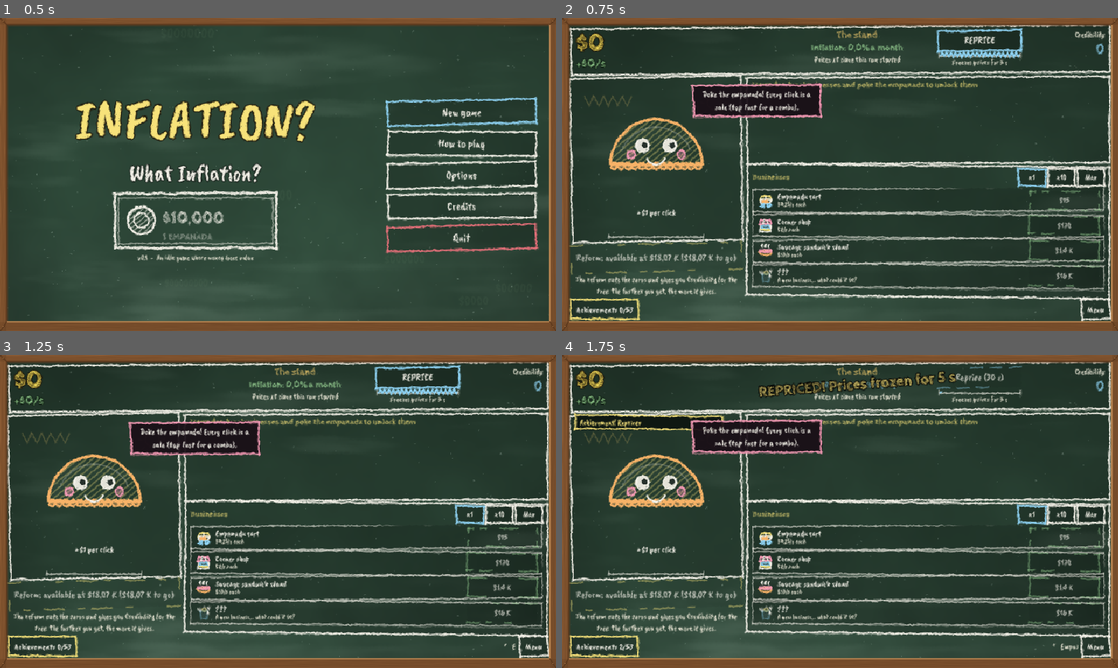
Above: before the commit, frames 1-4 (two rows, left to right).
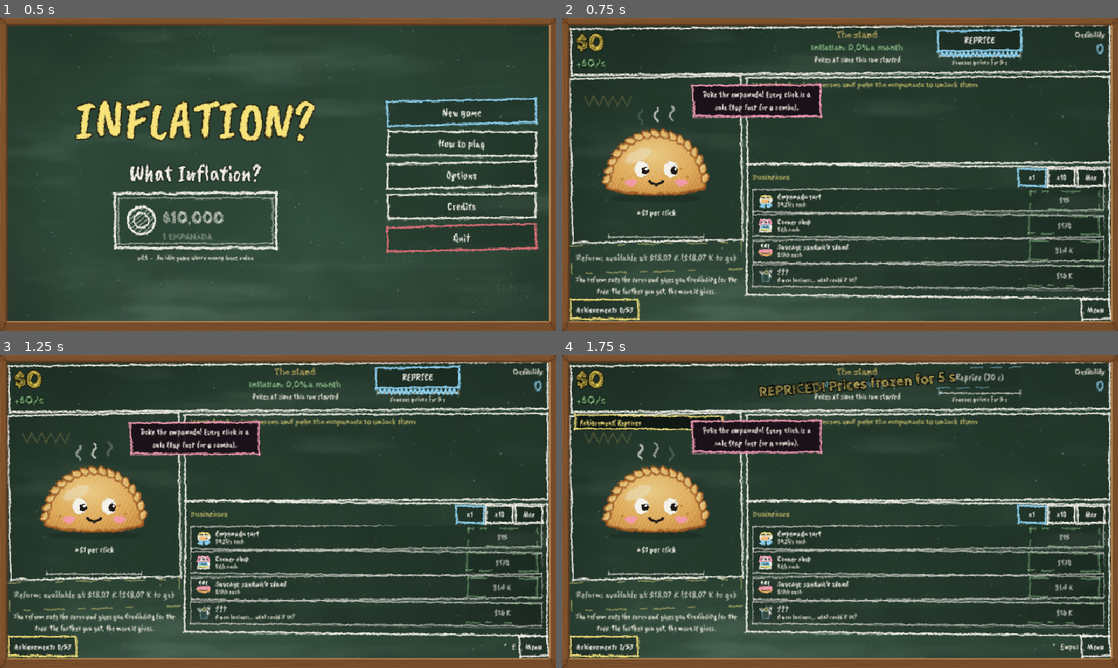
Above: after the commit, the same moments.

Repository: agusmoscato/INFLATION-What-Inflation-
Game: Godot game, scene res://scenes/Main.tscn
Same seed, same stepped clock (60 frames per second), same inputs: the game is played once before the commit and once after it.
Inputs:
- Up to frame 1 (0.5 s): no input
- Up to frame 2 (0.75 s): click "New game" at 0.5 s
- Up to frame 3 (1.25 s): no input
- Up to frame 4 (1.75 s): click "REPRICE" at 1.25 s

Frame 1 is identical in both runs. In frame 2, 3.5% of the frame differs, in the area x 7-27%, y 27-57%; in frame 3, 3.5%; in frame 4, 3.5%.

Commit message:
Empanada nueva: el cuerpo es la textura empanada_body.png (lineal con mipmaps) y por código encima la cara alineada con la referencia, cachetes, vapor que se acelera con la racha, accesorios y brillo dorado; calidad Baja apaga vapor y halo (punto 2)
Co-Authored-By: Claude Opus 5.5 <noreply@anthropic.com>

Diff:
--- a/scripts/ui/empanada_button.gd
+++ b/scripts/ui/empanada_button.gd
@@ -1,9 +1,30 @@
 class_name EmpanadaButton
 extends Control
-## La empanada, personaje del juego: dibujada en tiza con cara expresiva.
-## Squash & stretch al clic; transpira con inflación alta y entra en pánico en la hiperinflación.
+## La empanada, personaje del juego. El cuerpo es una textura (assets/empanada_nueva/empanada_body.png, filtro lineal
+## con mipmaps); todo lo demás se dibuja por código encima: la cara (ojos que siguen el mouse, parpadeo, boca en "o"
+## al clic, pánico, transpiración), los cachetes, el vapor, los accesorios del árbol y el brillo dorado del final.
+## Squash & stretch al clic; transpira con inflación alta o cerca de la pared y entra en pánico en la hiperinflación.
+## Con calidad de tiza Baja se mantiene la textura y se apagan el vapor y el halo.
 
 signal pressed(global_pos: Vector2)
+
+const BODY: Texture2D = preload("res://assets/empanada_nueva/empanada_body.png")
+const INK: Color = Color("#1E1A17")
+const EYE_WHITE: Color = Color("#F4F1E8")
+const CHEEK: Color = Color(0.96, 0.6, 0.71, 0.85)
+## Coordenadas (u, v) dentro de la textura, sacadas de referencia_empanada.png (encuadre 36,22 - 476,462 del SVG).
+const CENTER_UV: Vector2 = Vector2(0.5, 0.70)          ## centro del lado plano
+const EYE_UV: Array = [Vector2(0.3727, 0.5455), Vector2(0.6273, 0.5455)]
+const EYE_R: Vector2 = Vector2(0.0614, 0.0705)
+const PUPIL_OFF: Vector2 = Vector2(0.0136, 0.0136)
+const PUPIL_R: float = 0.0318
+const CHEEK_UV: Array = [Vector2(0.2818, 0.6591), Vector2(0.7182, 0.6591)]
+const CHEEK_R: Vector2 = Vector2(0.0545, 0.0318)
+const MOUTH_A: Vector2 = Vector2(0.4364, 0.6432)
+const MOUTH_C: Vector2 = Vector2(0.5, 0.7136)
+const MOUTH_B: Vector2 = Vector2(0.5636, 0.6432)
+const TOP_UV: Vector2 = Vector2(0.5, 0.20)             ## arriba de la cabeza (para el gorrito y la corona)
+const STEAM_U: Array = [0.3636, 0.5, 0.6364]
 
 ## Tasa de inflación mensual actual (la actualiza GameScreen): define el ánimo.
 var rate: float = 0.03
@@ -15,23 +36,31 @@
 var gold: bool = false
 ## Transpira cuando la vuelta se acerca a la pared (aunque el freno evite la traba).
 var sweat: float = 0.0
+## Racha de clics (0..1): el vapor sube más rápido.
+var streak: float = 0.0
+## Vapor y halo (se apagan con calidad Baja; en el menú se pueden forzar).
+var show_face: bool = true
 
 var _tween: Tween
 var _t: float = 0.0
 var _o_mouth: float = 0.0
 var _blink: float = 0.0
+var _steam_phase: float = 0.0
+var _S: float = 100.0                 # lado de la textura en pantalla
+var _o: Vector2 = Vector2.ZERO        # esquina de la textura en pantalla
 
 
 func _ready() -> void:
 	if custom_minimum_size == Vector2.ZERO:
 		custom_minimum_size = Vector2(280, 220)
 	mouse_default_cursor_shape = Control.CURSOR_POINTING_HAND
+	texture_filter = CanvasItem.TEXTURE_FILTER_LINEAR_WITH_MIPMAPS
 	_update_pivot()
 	resized.connect(_update_pivot)
 
 
 func _update_pivot() -> void:
-	pivot_offset = Vector2(size.x / 2.0, size.y * 0.92)
+	pivot_offset = Vector2(size.x / 2.0, size.y * 0.88)
 
 
 func _gui_input(event: InputEvent) -> void:
@@ -55,6 +84,7 @@
 
 func _process(delta: float) -> void:
 	_t += delta
+	_steam_phase += delta * (0.35 + 1.1 * clampf(streak, 0.0, 1.0))
 	_o_mouth = maxf(0.0, _o_mouth - delta)
 	_blink = maxf(0.0, _blink - delta)
 	if _blink <= 0.0 and fmod(_t, 3.6) < delta:
@@ -64,125 +94,162 @@
 	queue_redraw()
 
 
+## Punto de la textura (u, v) en coordenadas del control.
+func T(uv: Vector2) -> Vector2:
+	return _o + uv * _S
+
+
+func _layout() -> void:
+	_S = minf(size.x / 0.95, size.y / 0.78)
+	var c: Vector2 = Vector2(size.x / 2.0, size.y * 0.86)
+	_o = c - CENTER_UV * _S
+
+
+func _fancy() -> bool:
+	return Settings.quality < 2
+
+
 func _draw() -> void:
-	var c: Vector2 = Vector2(size.x / 2.0, size.y * 0.68)
-	var r: float = minf(size.x * 0.42, size.y * 0.74)
-	if gold:
-		# brillo dorado del final: halo que respira y rayitos
+	_layout()
+	var c: Vector2 = T(CENTER_UV)
+	if gold and _fancy():
+		# halo dorado que late, detrás del cuerpo
 		var k: float = 0.5 + 0.5 * sin(_t * 2.5)
-		draw_circle(c + Vector2(0, -r * 0.45), r * (1.05 + 0.05 * k), Color(Chalk.YELLOW, 0.10 + 0.06 * k))
-		for i in range(10):
-			var a0: float = PI + PI * (float(i) + 0.5) / 10.0
-			draw_line(c + Vector2(cos(a0), sin(a0)) * r * 1.15, c + Vector2(cos(a0), sin(a0)) * r * (1.3 + 0.06 * k), Color(Chalk.YELLOW, 0.5), 2.0, true)
-	# cuerpo: media luna
-	var body: PackedVector2Array = PackedVector2Array()
-	for i in range(0, 25):
-		var a: float = PI + PI * float(i) / 24.0
-		body.append(c + Vector2(cos(a), sin(a)) * r)
-	Chalk.polygon(self, body, Chalk.ORANGE, 5.0, 11, true, Color(Chalk.YELLOW, 0.32), 11.0, 1.4)
-	var inner: PackedVector2Array = PackedVector2Array()
-	for i in range(3, 22):
-		var a2: float = PI + PI * float(i) / 24.0
-		inner.append(c + Vector2(cos(a2), sin(a2)) * r * 0.82)
-	draw_polyline(inner, Color(Chalk.WHITE, 0.25), 2.0, true)
-	# repulgue a lo largo del lado plano
-	var n: int = 13
-	for i in range(n):
-		var x: float = c.x - r + (2.0 * r) * (float(i) + 0.5) / float(n)
-		Chalk.circle(self, Vector2(x, c.y + 3.0), r * 0.07, Chalk.ORANGE, 2.6, 20 + i, true, 3.0)
-	Chalk.line(self, c + Vector2(-r, 0), c + Vector2(r, 0), Chalk.ORANGE, 4.0, 33, 1.5)
-	_draw_face(c, r)
-	_draw_outfit(c, r)
+		var hc: Vector2 = T(Vector2(0.5, 0.5))
+		for i in range(3):
+			draw_circle(hc, _S * (0.40 + 0.06 * float(i) + 0.03 * k), Color(Chalk.YELLOW, (0.10 - 0.025 * float(i)) * (0.7 + 0.5 * k)))
+		for i in range(12):
+			var a0: float = PI + PI * (float(i) + 0.5) / 12.0
+			draw_line(hc + Vector2(cos(a0), sin(a0)) * _S * 0.5, hc + Vector2(cos(a0), sin(a0)) * _S * (0.56 + 0.04 * k), Color(Chalk.YELLOW, 0.45), 2.0, true)
+	# cuerpo: la textura (dorada con el final)
+	var mod: Color = Color(1.0, 0.86, 0.42) if gold else Color.WHITE
+	draw_texture_rect(BODY, Rect2(_o, Vector2(_S, _S)), false, mod)
+	if _fancy():
+		_draw_steam()
+	if show_face:
+		_draw_face(c)
+	_draw_outfit()
 	if sweat > 0.0 and rate <= 0.15:
 		# gotitas de transpiración cerca de la pared (la cara preocupada ya trae las suyas con inflación alta)
 		for i in range(int(ceil(sweat * 3.0))):
 			var f: float = fmod(_t * (0.8 + 0.25 * float(i)) + float(i) * 0.41, 1.0)
-			var sx: float = c.x + r * (0.55 + 0.12 * float(i)) * (1.0 if i % 2 == 0 else -1.0)
-			_drop(Vector2(sx, c.y - r * 0.85 + f * r * 0.6), r * 0.07, (1.0 - f) * clampf(sweat, 0.3, 1.0))
+			var u: float = 0.16 + 0.05 * float(i) if i % 2 == 0 else 0.84 - 0.05 * float(i)
+			_drop(T(Vector2(u, 0.38 + f * 0.22)), _S * 0.028, (1.0 - f) * clampf(sweat, 0.3, 1.0))
+
+
+## Vapor: 3 líneas onduladas de tiza que suben despacio (más rápido con racha de clics).
+func _draw_steam() -> void:
+	for i in range(3):
+		var f: float = fmod(_steam_phase + float(i) * 0.33, 1.0)
+		var alpha: float = sin(f * PI) * 0.75
+		if alpha <= 0.02:
+			continue
+		var base: Vector2 = T(Vector2(STEAM_U[i], 0.16 - f * 0.06))
+		var pts: PackedVector2Array = PackedVector2Array()
+		for k in range(9):
+			var y: float = -float(k) / 8.0 * _S * 0.13
+			pts.append(base + Vector2(sin(float(k) * 0.9 + _t * 2.0 + float(i)) * _S * 0.018, y))
+		draw_polyline(pts, Color(Chalk.WHITE, alpha), maxf(2.0, _S * 0.014), true)
 
 
 ## Accesorios: gorrito de cocinera (o corona), anteojos de sol.
-func _draw_outfit(c: Vector2, r: float) -> void:
-	var top: Vector2 = c + Vector2(0, -r * 0.98)
+func _draw_outfit() -> void:
+	var top: Vector2 = T(TOP_UV)
+	var r: float = _S * 0.34
 	if crown:
 		var w: float = r * 0.62
 		var pts: PackedVector2Array = PackedVector2Array([top + Vector2(-w / 2.0, 0), top + Vector2(-w / 2.0, -r * 0.3), top + Vector2(-w / 4.0, -r * 0.14),
 			top + Vector2(0, -r * 0.36), top + Vector2(w / 4.0, -r * 0.14), top + Vector2(w / 2.0, -r * 0.3), top + Vector2(w / 2.0, 0)])
-		Chalk.polygon(self, pts, Chalk.YELLOW, 3.0, 201, true, Color(Chalk.YELLOW, 0.45), 6.0)
+		Chalk.polygon(self, pts, Chalk.YELLOW, 3.0, 201, true, Color(Chalk.YELLOW, 0.55), 6.0)
 		for i in range(3):
 			draw_circle(top + Vector2(-w / 2.0 + w * 0.5 * float(i), -r * (0.3 if i != 1 else 0.36)), 3.5, Chalk.PINK)
 	elif hat:
 		var hw: float = r * 0.36
-		Chalk.polygon(self, PackedVector2Array([top + Vector2(-hw, 2), top + Vector2(-hw, -r * 0.12), top + Vector2(hw, -r * 0.12), top + Vector2(hw, 2)]), Chalk.WHITE, 2.6, 211, true, Color(Chalk.WHITE, 0.35), 5.0)
-		Chalk.circle(self, top + Vector2(-hw * 0.45, -r * 0.3), r * 0.2, Chalk.WHITE, 2.4, 212, true, 5.0)
-		Chalk.circle(self, top + Vector2(hw * 0.45, -r * 0.3), r * 0.2, Chalk.WHITE, 2.4, 213, true, 5.0)
-		Chalk.circle(self, top + Vector2(0, -r * 0.42), r * 0.22, Chalk.WHITE, 2.4, 214, true, 5.0)
+		Chalk.polygon(self, PackedVector2Array([top + Vector2(-hw, 2), top + Vector2(-hw, -r * 0.12), top + Vector2(hw, -r * 0.12), top + Vector2(hw, 2)]), Chalk.WHITE, 2.6, 211, true, Color(Chalk.WHITE, 0.6), 5.0)
+		for p in [Vector2(-hw * 0.45, -r * 0.3), Vector2(hw * 0.45, -r * 0.3), Vector2(0, -r * 0.42)]:
+			draw_circle(top + p, r * 0.2, Color(Chalk.WHITE, 0.85))
+			Chalk.circle(self, top + p, r * 0.2, Chalk.WHITE, 2.4, 212 + int(p.x), false)
 	if glasses:
-		var ey: float = c.y - r * 0.42
-		var ex: float = r * 0.30
-		var lw: float = r * 0.2
-		for s in [-1.0, 1.0]:
-			var ec: Vector2 = Vector2(c.x + ex * s, ey)
-			draw_rect(Rect2(ec - Vector2(lw, lw * 0.6), Vector2(lw * 2.0, lw * 1.25)), Color(0.05, 0.05, 0.07, 0.92))
-			draw_line(ec + Vector2(-lw * 0.6, -lw * 0.3), ec + Vector2(-lw * 0.1, -lw * 0.3), Color(Chalk.WHITE, 0.6), 2.0)
-		draw_line(Vector2(c.x - ex + lw, ey - lw * 0.2), Vector2(c.x + ex - lw, ey - lw * 0.2), Color(0.05, 0.05, 0.07), 3.0)
-
-
-func _draw_face(c: Vector2, r: float) -> void:
+		var lw: Vector2 = Vector2(EYE_R.x * 1.45, EYE_R.y * 1.0) * _S
+		for e in EYE_UV:
+			var ec: Vector2 = T(e)
+			draw_rect(Rect2(ec - lw, lw * 2.0), Color(0.05, 0.05, 0.07, 0.94))
+			draw_line(ec + Vector2(-lw.x * 0.6, -lw.y * 0.45), ec + Vector2(-lw.x * 0.1, -lw.y * 0.45), Color(Chalk.WHITE, 0.6), 2.0)
+		draw_line(T(EYE_UV[0]) + Vector2(lw.x, -lw.y * 0.3), T(EYE_UV[1]) + Vector2(-lw.x, -lw.y * 0.3), Color(0.05, 0.05, 0.07), 3.0)
+
+
+func _ellipse(center: Vector2, rad: Vector2, col: Color) -> void:
+	var pts: PackedVector2Array = PackedVector2Array()
+	for i in range(24):
+		var a: float = TAU * float(i) / 24.0
+		pts.append(center + Vector2(cos(a) * rad.x, sin(a) * rad.y))
+	draw_colored_polygon(pts, col)
+
+
+func _draw_face(_c: Vector2) -> void:
 	var panic: bool = rate > 0.5
 	var worried: bool = rate > 0.15
+	var mid: Vector2 = (T(EYE_UV[0]) + T(EYE_UV[1])) / 2.0
 	var look: Vector2 = Vector2.ZERO
 	if is_inside_tree():
-		var d: Vector2 = get_local_mouse_position() - (c + Vector2(0, -r * 0.4))
-		look = d.normalized() * minf(d.length() * 0.05, r * 0.05)
-	var ey: float = -r * 0.42
-	var ex: float = r * 0.30
-	var er: float = r * (0.19 if panic else 0.14)
-	for s in [-1.0, 1.0]:
-		var ec: Vector2 = c + Vector2(ex * s, ey)
+		var d: Vector2 = get_local_mouse_position() - mid
+		look = d.normalized() * minf(d.length() * 0.04, _S * 0.018)
+	var er: Vector2 = EYE_R * _S * (1.22 if panic else 1.0)
+	for i in range(2):
+		var ec: Vector2 = T(EYE_UV[i])
+		var s: float = -1.0 if i == 0 else 1.0
 		if _blink > 0.0 and not panic:
-			Chalk.line(self, ec + Vector2(-er, 0), ec + Vector2(er, 0), Chalk.WHITE, 3.0, 50 + int(s))
+			draw_line(ec + Vector2(-er.x, 0), ec + Vector2(er.x, 0), INK, maxf(2.0, _S * 0.012), true)
 		else:
-			Chalk.circle(self, ec, er, Chalk.WHITE, 2.6, 60 + int(s * 3.0), false)
-			draw_circle(ec, er * 0.9, Color(Chalk.WHITE, 0.92))
-			draw_circle(ec + look, er * (0.28 if panic else 0.45), Color("#26302B"))
+			_ellipse(ec, er, EYE_WHITE)
+			var pr: float = PUPIL_R * _S * (0.6 if panic else 1.0)
+			var pc: Vector2 = ec + (Vector2.ZERO if panic else PUPIL_OFF * _S) + look
+			draw_circle(pc, pr, INK)
+			draw_circle(pc + Vector2(pr * 0.35, -pr * 0.42), pr * 0.36, EYE_WHITE)
 		# cejas
-		var brow_y: float = ey - er * 1.7
+		var by: float = ec.y - er.y * 1.5
 		if panic:
-			Chalk.line(self, c + Vector2(ex * s - er, brow_y - 4), c + Vector2(ex * s + er, brow_y + 2 - 6 * (0.5 - s * 0.5)), Chalk.WHITE, 3.0, 70 + int(s))
+			draw_line(Vector2(ec.x - er.x, by - 4 * s), Vector2(ec.x + er.x, by + 4 * s), INK, maxf(2.0, _S * 0.011), true)
 		elif worried:
-			Chalk.line(self, c + Vector2(ex * s - er * s * 0.0 - er, brow_y + 4 * s), c + Vector2(ex * s + er, brow_y - 4 * s), Chalk.WHITE, 3.0, 70 + int(s))
-	# mejillas
-	for s2 in [-1.0, 1.0]:
-		Chalk.circle(self, c + Vector2(r * 0.55 * s2, -r * 0.22), r * 0.09, Chalk.PINK, 2.2, 80 + int(s2 * 2.0), true, 3.5)
+			draw_line(Vector2(ec.x - er.x, by + 4 * s), Vector2(ec.x + er.x, by - 4 * s), INK, maxf(2.0, _S * 0.011), true)
+	# cachetes
+	for cu in CHEEK_UV:
+		_ellipse(T(cu), CHEEK_R * _S, CHEEK)
 	# boca
-	var mc: Vector2 = c + Vector2(0, -r * 0.18)
+	var a: Vector2 = T(MOUTH_A)
+	var b: Vector2 = T(MOUTH_B)
+	var mw: float = maxf(2.5, _S * 0.018)
 	if _o_mouth > 0.0:
-		Chalk.circle(self, mc, r * 0.1, Chalk.WHITE, 3.0, 90, true, 3.5, 0.9)
+		_ellipse(T(Vector2(0.5, 0.665)), Vector2(0.032, 0.036) * _S, INK)
 	elif panic:
-		var big: PackedVector2Array = Chalk.ellipse_pts(mc + Vector2(0, 4), r * 0.2, r * 0.12 + sin(_t * 30.0) * 2.0, 91, 1.0, 1.0)
-		Chalk.polygon(self, big, Chalk.WHITE, 3.0, 91, true, Color(Chalk.PINK, 0.6), 4.0, 0.6)
+		_ellipse(T(Vector2(0.5, 0.67)), Vector2(0.06, 0.04 + sin(_t * 30.0) * 0.004) * _S, INK)
+		_ellipse(T(Vector2(0.5, 0.69)), Vector2(0.035, 0.015) * _S, Color(Chalk.PINK, 0.9))
 	elif worried:
 		var wave: PackedVector2Array = PackedVector2Array()
 		for i in range(7):
-			wave.append(mc + Vector2(-r * 0.2 + r * 0.4 * float(i) / 6.0, sin(float(i) * 2.2) * 4.0))
-		draw_polyline(wave, Chalk.WHITE, 3.0, true)
+			wave.append(a.lerp(b, float(i) / 6.0) + Vector2(0, sin(float(i) * 2.2) * _S * 0.008 + _S * 0.02))
+		draw_polyline(wave, INK, mw, true)
 	else:
-		draw_arc(mc + Vector2(0, -2), r * 0.2, 0.25, PI - 0.25, 14, Chalk.WHITE, 3.2, true)
+		var ctrl: Vector2 = T(MOUTH_C)
+		var pts: PackedVector2Array = PackedVector2Array()
+		for i in range(13):
+			var t: float = float(i) / 12.0
+			pts.append(a.lerp(ctrl, t).lerp(ctrl.lerp(b, t), t))
+		draw_polyline(pts, INK, mw, true)
 	# transpiración
 	if worried:
 		var drops: int = 3 if panic else 1
 		for i in range(drops):
 			var f: float = fmod(_t * (0.9 + 0.3 * float(i)) + float(i) * 0.37, 1.0)
-			var sx: float = c.x + r * (0.62 + 0.1 * float(i)) * (1.0 if i % 2 == 0 else -1.0)
-			var sy: float = c.y - r * 0.8 + f * r * 0.7
-			_drop(Vector2(sx, sy), r * 0.07, 1.0 - f * 0.6)
+			var u: float = 0.2 + 0.04 * float(i) if i % 2 == 0 else 0.8 - 0.04 * float(i)
+			_drop(T(Vector2(u, 0.4 + f * 0.25)), _S * 0.028, 1.0 - f * 0.6)
 	# rayitas de susto alrededor de la cabeza
 	if panic:
+		var hc: Vector2 = T(Vector2(0.5, 0.62))
 		for i in range(5):
-			var a: float = PI + PI * (float(i) + 0.5) / 5.0
-			var p0: Vector2 = c + Vector2(cos(a), sin(a)) * (r * 1.12)
-			var p1: Vector2 = c + Vector2(cos(a), sin(a)) * (r * 1.28 + sin(_t * 20.0 + float(i)) * 4.0)
+			var ang: float = PI + PI * (float(i) + 0.5) / 5.0
+			var p0: Vector2 = hc + Vector2(cos(ang) * 0.5, sin(ang) * 0.48) * _S
+			var p1: Vector2 = hc + Vector2(cos(ang) * 0.58, sin(ang) * 0.56) * _S + Vector2(0, sin(_t * 20.0 + float(i)) * 4.0)
 			draw_line(p0, p1, Color(Chalk.YELLOW, 0.9), 3.0, true)
 
 
--- a/scripts/ui/game_screen.gd
+++ b/scripts/ui/game_screen.gd
@@ -638,6 +638,7 @@
 	click_label.text = tr("ui.per_click") % EconomyLogic.click_value(m).format()
 	var cap: int = int(m.mods["combo_cap"])
 	combo_bar.max_value = float(cap)
+	empanada.streak = float(m.combo) / float(maxi(1, cap))
 	combo_bar.value = float(m.combo)
 	combo_label.text = tr("ui.combo") % ("x" + UpgradeIcon._num(EconomyLogic.combo_mult(m))) if m.combo >= 2 else " "
 	var gain: int = EconomyLogic.reform_gain(m)
Binary file added: assets/empanada_nueva/empanada_body.png
Not shown, added: assets/empanada_nueva/empanada_body.png.import
Binary file added: assets/empanada_nueva/icon.ico
Binary file added: assets/empanada_nueva/icon.png
Not shown, added: assets/empanada_nueva/icon.png.import
Binary file added: assets/empanada_nueva/referencia_empanada.png
Not shown, added: assets/empanada_nueva/referencia_empanada.png.import
